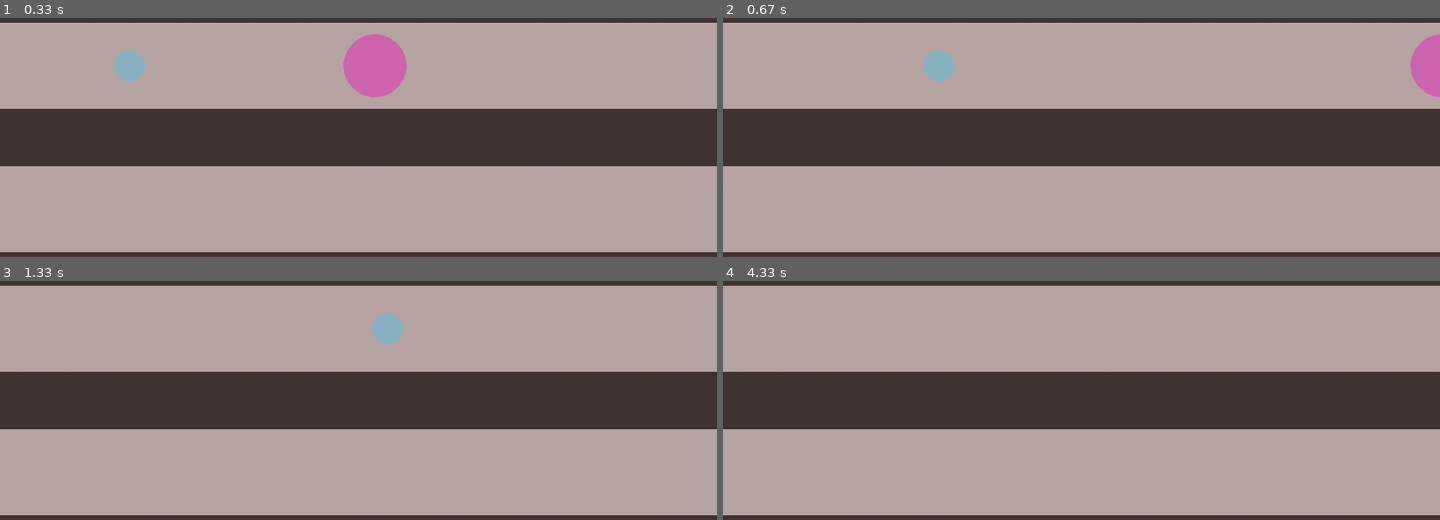
Above: before the commit, frames 1-4 (two rows, left to right).
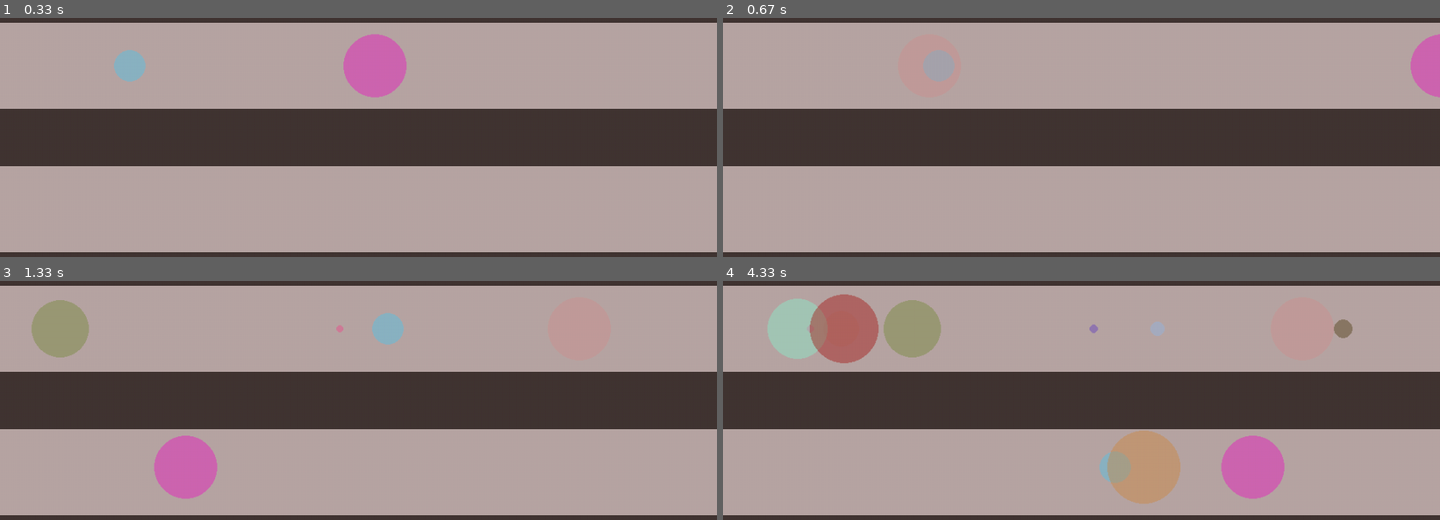
Above: after the commit, the same moments.

Repository: polismir/pygame_my
Game: pygame game, started from task7.py
Two runs of this game, one before a commit and one after it. Both use one fixed random seed, a clock stepped at 60 frames per second and the inputs below.
Inputs (mouse positions are in pixels of both pictures, inside the frame that each line leads up to):
- Up to frame 1 (0.33 s): no input
- Up to frame 2 (0.67 s): click (1081, 130) at 0.38 s
- Up to frame 3 (1.33 s): click (358, 422) at 0.72 s; click (136, 328) at 1.05 s
- Up to frame 4 (4.33 s): click (outside the picture) at 1.38 s; click (outside the picture) at 1.72 s; click (1045, 505) at 2.05 s; click (1059, 319) at 2.38 s; click (981, 304) at 2.72 s; click (1267, 355) at 3.05 s; click (1303, 383) at 3.38 s; click (1232, 316) at 3.72 s; click (873, 309) at 4.05 s

Frame 1 is identical in both runs. In frame 2, 0.4% of the frame differs, in the area x 27-33%, y 13-27%; in frame 3, 3.3%; in frame 4, 9.5%, in the area x 6-88%, y 5-94%.

Commit message:
Update task7.py

Diff:
--- a/task7.py
+++ b/task7.py
@@ -16,7 +16,7 @@
     SIZE = HEIGHT * 1 / 4
 
     def __init__(self):
-        self.speed = random.randint(0, 25)
+        self.speed = random.randint(1, 25)
         number1, number2, number3 = random.randint(0, 255), random.randint(0, 255), random.randint(0, 255)
         self.random_color = (number1, number2, number3)
         self.random_size = random.randint(5, 55)
@@ -37,8 +37,8 @@
             else:
                 self.ball_rect.top = HEIGHT * 1 / 1.75
         else:
-            if self.ball_rect.top == HEIGHT * 1 / 1.75:
-                if self.ball_rect.right >= WIDTH:
+            if self.ball_rect.top == round(HEIGHT * 1 / 1.75):
+                if self.ball_rect.right > 0:
                     self.ball_rect.left -= self.speed
                 else:
                     self.ball_rect.top = HEIGHT * 1 / 4
@@ -74,6 +74,8 @@
             pg.quit()
             flag_play = False
             break
+        if event.type == pg.MOUSEBUTTONDOWN and event.button == 1:
+            balls.append(Ball())
     if not flag_play:
         break
 
